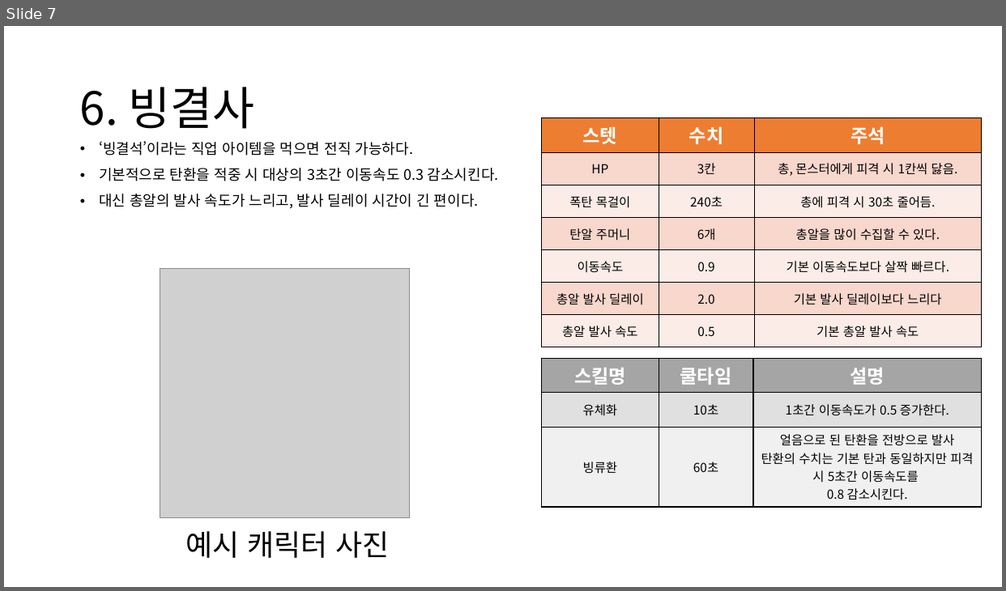
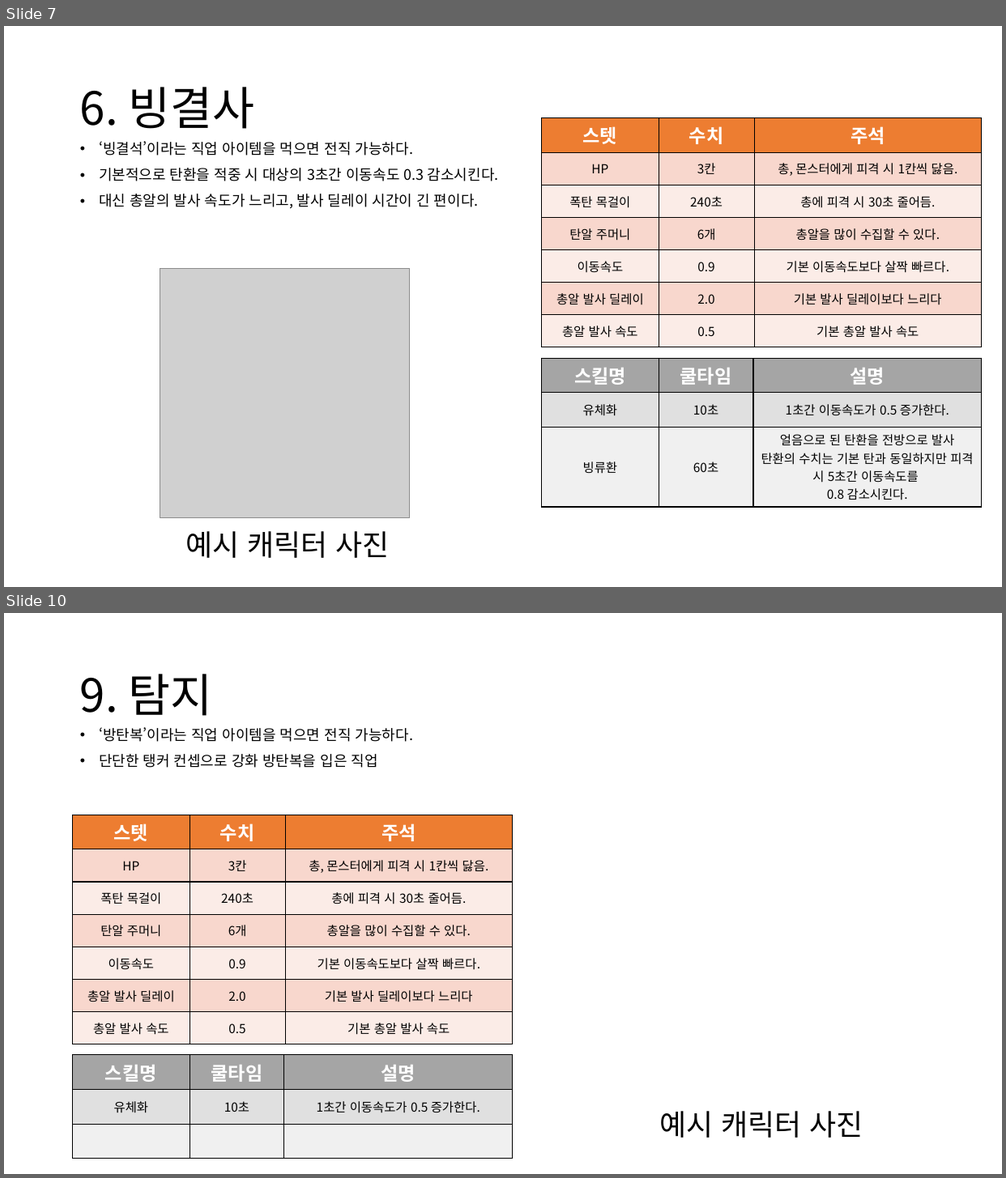
Before and after one commit to TRASHES0/MAFIA_60SECs, a slide deck: 기획/TRASHES 직업 기획서 - 수정 의견 이정우.pptx. Shown one above the other, each under a label of ours: slide 7 before the commit, slides 7 and 10 after it; the slides between them are not shown. The pictures are 1006x591 and 1006x1178 pixels, drawn with LibreOffice and Linux fonts; fonts in the diff are those of the drawing; grey boxes stand for pictures. Boxes give left, top, right and bottom in pixels: in the first picture for what was removed or moved away, otherwise in the second. Text is boxed around its words. In the diff, an @@ line names an element or a change of style, - is before the commit and + after.

```diff
--- a/기획/TRASHES 직업 기획서 - 수정 의견 이정우.pptx
+++ b/기획/TRASHES 직업 기획서 - 수정 의견 이정우.pptx
@@ slide 10 added at (x1=4, y1=613, x2=1002, y2=1174), background #FFFFFF @@
@@ title added at (x1=80, y1=674, x2=213, y2=716), 44 pt, text #000000 @@
+9. 탐지
@@ text added at (x1=99, y1=727, x2=414, y2=768), 14 pt, text #000000 @@
+• ‘방탄복’이라는 직업 아이템을 먹으면 전직 가능하다.
+• 단단한 탱커 컨셉으로 강화 방탄복을 입은 직업
@@ table added at (x1=73, y1=815, x2=513, y2=1043), 7 rows, 3 columns @@
+스텟 | 수치 | 주석
+HP | 3칸 | 총, 몬스터에게 피격 시 1칸씩 닳음.
+폭탄 목걸이 | 240초 | 총에 피격 시 30초 줄어듬.
+탄알 주머니 | 6개 | 총알을 많이 수집할 수 있다.
+이동속도 | 0.9 | 기본 이동속도보다 살짝 빠르다.
+총알 발사 딜레이 | 2.0 | 기본 발사 딜레이보다 느리다
+총알 발사 속도 | 0.5 | 기본 총알 발사 속도
@@ table added at (x1=73, y1=1055, x2=513, y2=1159), 3 rows, 3 columns @@
+스킬명 | 쿨타임 | 설명
+유체화 | 10초 | 1초간 이동속도가 0.5 증가한다.
+ |  | 
@@ text added at (x1=660, y1=1111, x2=863, y2=1138), 28 pt, text #000000 @@
+예시 캐릭터 사진
```
Also in this commit, not shown: 2 other slides added.
